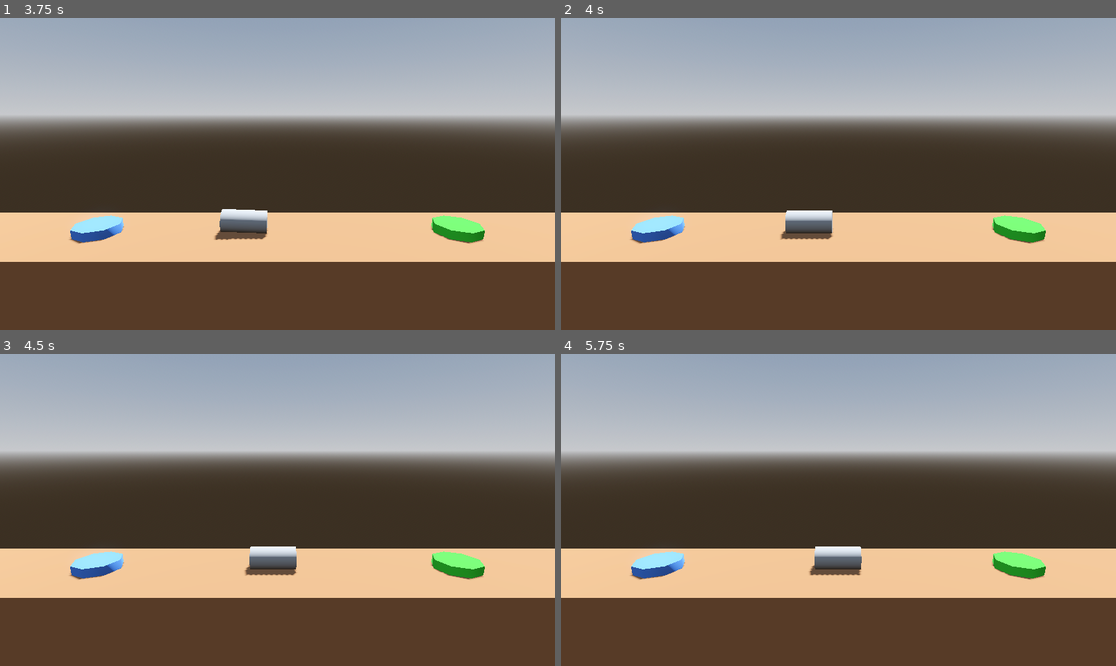
Above: before the commit, frames 1-4 (two rows, left to right).
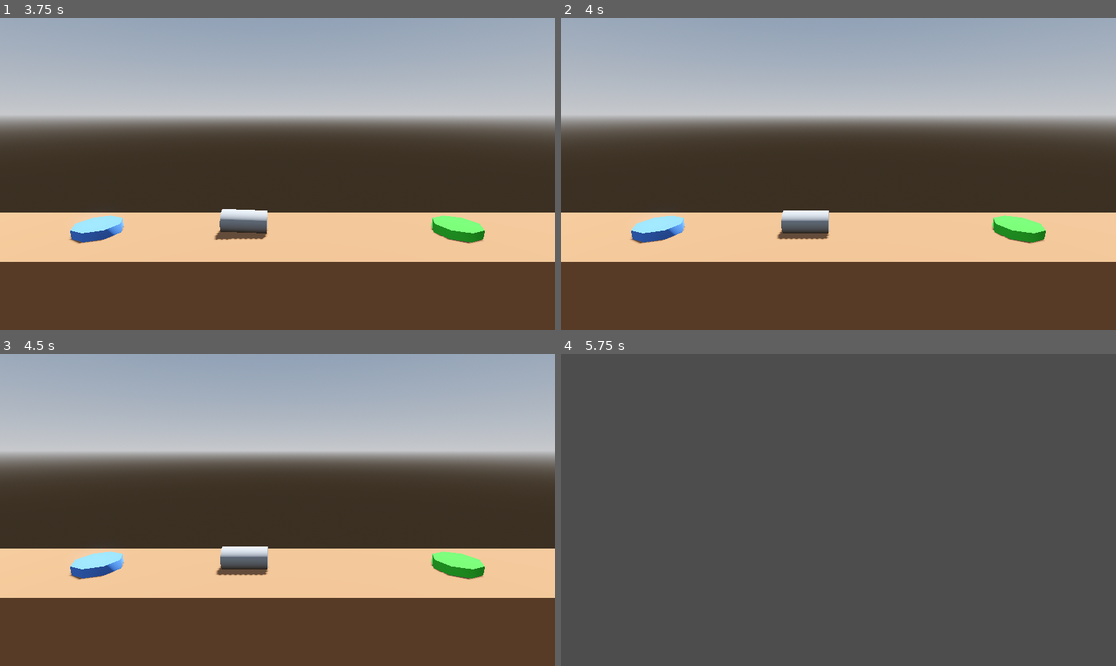
Above: after the commit, the same moments.

Repository: vibrunazo/godot-boost
Game: Godot game, scene res://level/level.tscn
Same seed, same stepped clock (60 frames per second), same inputs: the game is played once before the commit and once after it.
Inputs:
- Up to frame 1 (3.75 s): tap Enter at 0.5 s; hold D (rotate_right) 0.53-1.28 s; hold Space (boost) 0.53-1.28 s; hold A (rotate_left) 1.28-2.03 s; tap Space (boost) at 1.35, 2.85 s; hold Space (boost) 2.03-2.78 s; hold D (rotate_right) 2.03-3.53 s; hold A (rotate_left) from 3.53 s (still down); hold Space (boost) from 3.53 s (still down)
- Up to frame 2 (4 s): keep holding A (rotate_left); keep holding Space (boost)
- Up to frame 3 (4.5 s): keep holding A (rotate_left); release Space (boost) at 4.28 s; tap Space (boost) at 4.35 s
- Up to frame 4 (5.75 s): keep holding A (rotate_left); tap Space (boost) at 5 s; hold Space (boost) from 5.03 s (still down)

Frame 1 is identical in both runs. In frame 2, 0.1% of the frame differs, in the area x 38-50%, y 61-72%; in frame 3, 1.0%; in frame 4, 96%, in the area x 0-100%, y 0-100%.

Commit message:
16. Collision Detection

Diff:
--- a/level/level.tscn
+++ b/level/level.tscn
@@ -40,14 +40,14 @@
 height = 0.4
 material = SubResource("StandardMaterial3D_vtrpg")
 
-[node name="Landingpad" type="CSGCylinder3D" parent="."]
+[node name="Landingpad" type="CSGCylinder3D" parent="." groups=["goal"]]
 transform = Transform3D(1, 0, 0, 0, 1, 0, 0, 0, 1, 8, 0.2, 0)
 use_collision = true
 radius = 1.0
 height = 0.4
 material = SubResource("StandardMaterial3D_5i5bd")
 
-[node name="Floor" type="CSGBox3D" parent="."]
+[node name="Floor" type="CSGBox3D" parent="." groups=["hazard"]]
 transform = Transform3D(1, 0, 0, 0, 1, 0, 0, 0, 1, 0, -4, 0)
 use_collision = true
 size = Vector3(30, 8, 5)
--- a/player.gd
+++ b/player.gd
@@ -4,9 +4,11 @@
 @export var turn_speed: float = 100
 
 @onready var ini_pos: Vector3 = position
+var is_ready: bool = true
 
 # Called every frame. 'delta' is the elapsed time since the previous frame.
 func _process(delta: float) -> void:
+	if not is_ready: return
 	if Input.is_action_pressed("boost"):
 		apply_central_force(basis.y * delta * speed)
 
@@ -14,3 +16,15 @@
 		apply_torque(Vector3(0, 0, turn_speed * delta))
 	if Input.is_action_pressed("rotate_right"):
 		apply_torque(Vector3(0, 0, -turn_speed * delta))
+
+
+func _on_body_entered(body: Node) -> void:
+	print(body.name)
+	if not is_ready: return
+	if body.is_in_group("goal"):
+		print('win')
+	if body.is_in_group("hazard"):
+		print('die')
+		is_ready = false
+		await get_tree().create_timer(2).timeout
+		get_tree().reload_current_scene()
--- a/player.tscn
+++ b/player.tscn
@@ -10,6 +10,8 @@
 axis_lock_linear_z = true
 axis_lock_angular_x = true
 axis_lock_angular_y = true
+contact_monitor = true
+max_contacts_reported = 10
 linear_damp = 1.0
 angular_damp = 3.0
 script = ExtResource("1_8lsdv")
@@ -19,3 +21,5 @@
 
 [node name="CollisionShape3D" type="CollisionShape3D" parent="."]
 shape = SubResource("CylinderShape3D_qdvmj")
+
+[connection signal="body_entered" from="." to="." method="_on_body_entered"]
--- a/project.godot
+++ b/project.godot
@@ -20,6 +20,11 @@
 gdscript/warnings/unused_parameter=0
 gdscript/warnings/untyped_declaration=1
 
+[global_group]
+
+goal=""
+hazard=""
+
 [input]
 
 boost={
